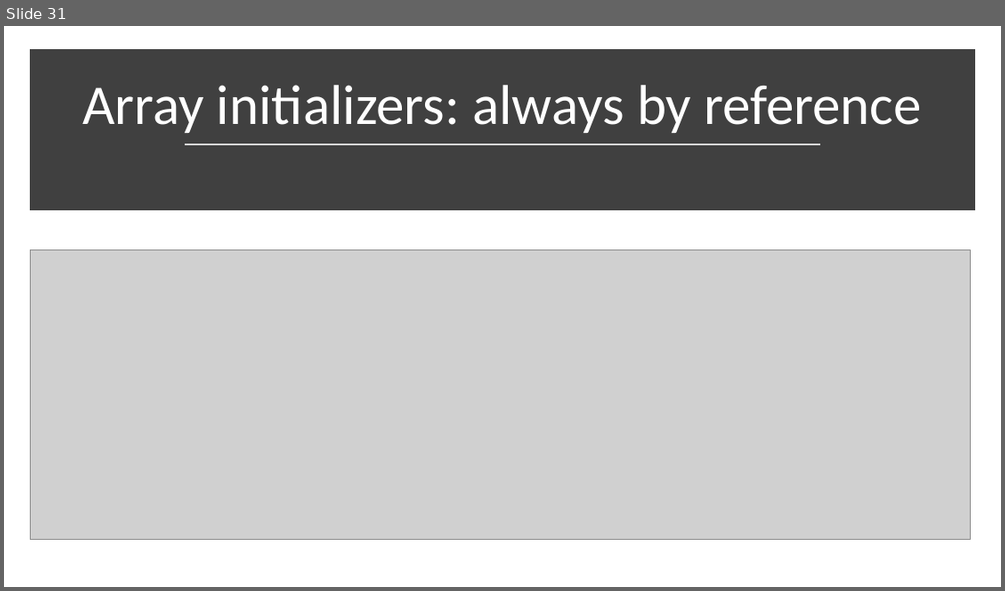
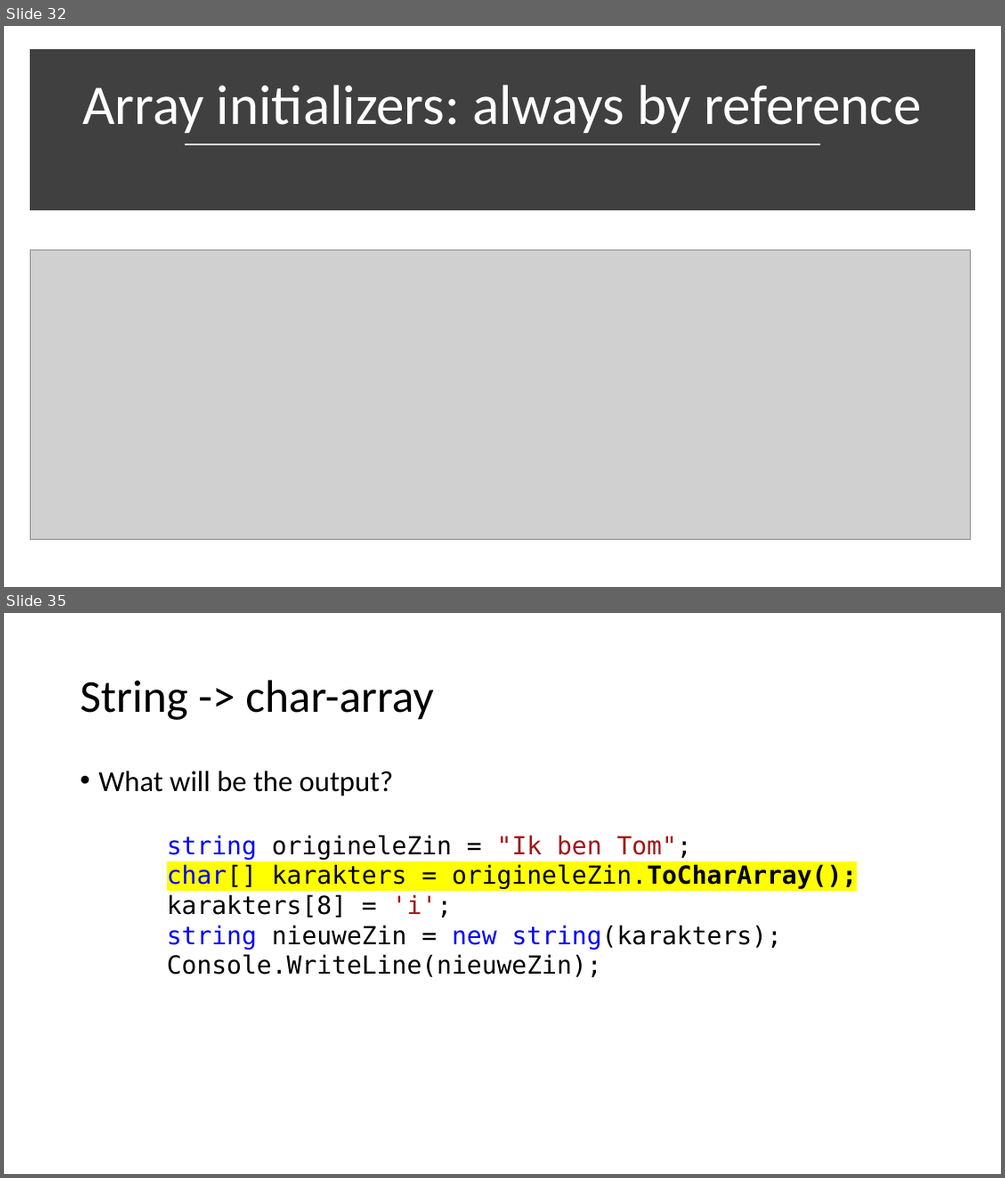
Before and after one commit to v-nys/cursusprogrammeren, a slide deck: _SLIDES/DEEL1/H7/6_arrays.pptx. Shown one above the other, each under a label of ours: slide 31 before the commit, slides 32 and 35 after it; the slides between them are not shown. The pictures are 1005x591 and 1005x1178 pixels, drawn with LibreOffice and Linux fonts; fonts in the diff are those of the drawing; grey boxes stand for pictures. Boxes give left, top, right and bottom in pixels: in the first picture for what was removed or moved away, otherwise in the second. Text is boxed around its words. In the diff, an @@ line names an element or a change of style, - is before the commit and + after.

```diff
--- a/_SLIDES/DEEL1/H7/6_arrays.pptx
+++ b/_SLIDES/DEEL1/H7/6_arrays.pptx
@@ slide 35 added at [4, 613, 1001, 1174], background #FFFFFF @@
@@ title added at [80, 680, 434, 720], 44 pt, text #000000 @@
+String -> char-array
@@ text added at [98, 771, 394, 796], 28 pt, text #000000 @@
+• What will be the output?
@@ text added at [167, 835, 857, 977], 24 pt, text #000000 @@
+string origineleZin = "Ik ben Tom";
+char[] karakters = origineleZin.ToCharArray();
+karakters[8] = 'i';
+string nieuweZin = new string(karakters);
+Console.WriteLine(nieuweZin);
@@ what was slide 31 is now slide 32 @@
```
Also in this commit, not shown: 5 slides changed, 4 other slides added, 1 slide removed, 2 other files.
